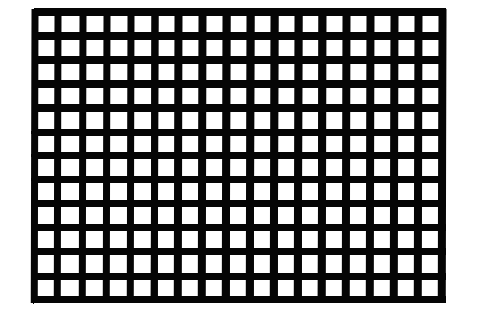
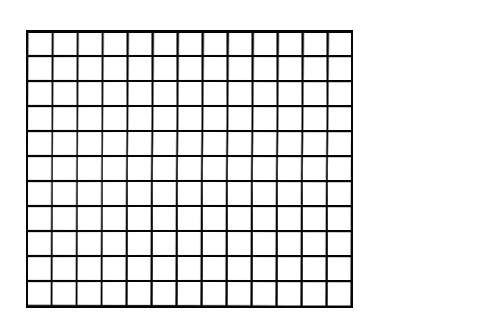
Before/after of a 480 × 320 layered artwork. What changed in the layer stack:
added layer "Layer 1 copy 24" in group "Group 1" over [26, 30, 353, 308]
hid "Layer 1 copy", painted on it over [30, 8, 447, 304]
